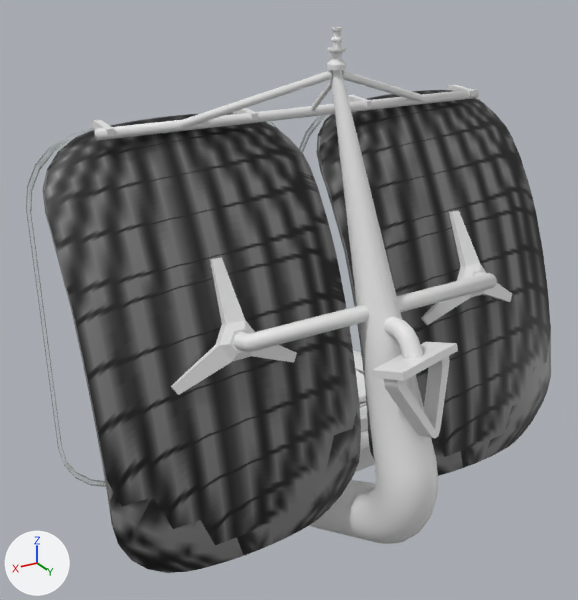
The Blender file HS-312/comstar_antenna.blend as it was, and as the next commit left it.
The view is the same before and after, from a 50 mm camera at (2.17, 3.55, 3.09) aimed at (0.15, 0.2, 1.41). Lighting does not change. The marker at lower left points along +X, +Y and +Z.
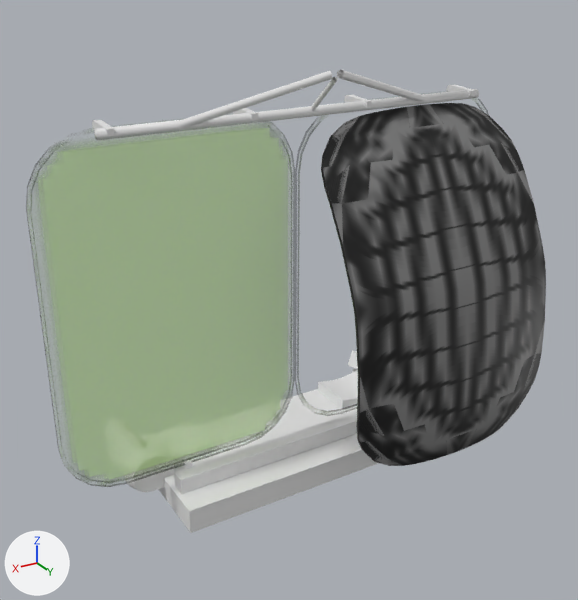
What differs and where, as boxes [x1, y1, x2, y2] in the pictures (578 x 600 px):
'Cube.011', deleted: before [42, 113, 361, 573]
'Cube.009', shown: after [27, 124, 290, 483]
'Cube.010', reshaped, moved, turned: before [316, 90, 551, 476]; after [321, 103, 546, 466]
'Cylinder.003', hidden: before [309, 27, 438, 544]
'Vert.001 - tubify', hidden: before [234, 272, 497, 352]
'Cube.006', hidden: before [372, 342, 458, 438]
'Circle.000', hidden: before [171, 258, 297, 395]
'Circle.001', hidden: before [421, 211, 512, 325]
'Vert.002 - tubify', hidden: before [384, 317, 423, 359]
'Cube.001', unchanged, uncovered by the edit: before [355, 403, 375, 472]; after [158, 389, 378, 533]
'Cube.019', unchanged, uncovered by the edit: before [360, 409, 368, 432]; after [174, 412, 357, 494]
'Cube.018', unchanged, uncovered by the edit: before [26, 122, 278, 487]; after [26, 122, 295, 487]

Edits to the bpy script that builds the scene:
```text
Change me_cube_009:
    used by ob_cube_010; location = (-0.698, 0.502, 1.439); rotation_euler = (0.0, 0.0, 3.142), in degrees (0, 0, 180); scale = (1.04, 0.0149, 1.11)
    remove me_cube_009.from_pydata(...)  # 338 vertices, 331 faces; spans x -0.6..0.6, y -21.6..32.2, z -0.9..0.9
    add me_cube_009.from_pydata(...)  # 314 vertices, 568 faces; spans x -0.7..0.7, y -12.2..44.2, z -0.7..0.9
    me_cube_009 part 1: 338 vertices removed from x -0.6..0.6, y -21.6..32.2, z -0.9..0.9; 314 vertices added at x -0.7..0.7, y -12.2..44.2, z -0.7..0.9
Change ob_circle_001:
    add ob_circle_001.hide_set(True)
Change ob_cube_006:
    add ob_cube_006.hide_set(True)
Change ob_cube_010:
    ob_cube_010.location: (-0.698, 0.502, 1.439) -> (-0.696, 0.642, 1.46)
    ob_cube_010.rotation_euler: (0.0, 0.0, 3.142) -> (-0.691, 0.0, 3.142)  # degrees (0, 0, 180) -> degrees (-40, 0, 180)
Remove ob_cube_011:
    ob_cube_011 = bpy.data.objects.new('Cube.011', me_cube_011)
    ob_cube_011.location = (0.698, 0.502, 1.439)
    ob_cube_011.rotation_euler = (0.0, 0.0, 3.142)  # degrees (0, 0, 180)
    ob_cube_011.scale = (1.04, 0.0149, 1.11)
Change ob_cube_009:
    remove ob_cube_009.hide_set(True)
Change ob_circle_000:
    add ob_circle_000.hide_set(True)
Change ob_vert_001___tubify:
    add ob_vert_001___tubify.hide_set(True)
Change ob_vert_002___tubify:
    add ob_vert_002___tubify.hide_set(True)
Change ob_cylinder_003:
    add ob_cylinder_003.hide_set(True)
```
